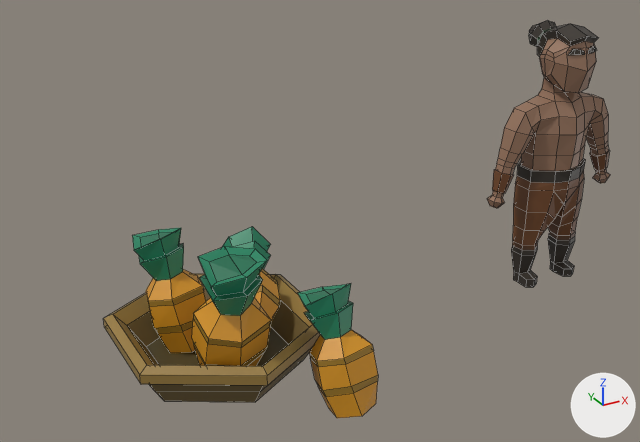
Before and after pictures for a commit that changed the Blender file SourceAssets/Props/SettlementProps/FarmProps/FarmProps.blend.
Before and after are seen from a 50 mm camera at (-0.88, -2.25, 1.57) aimed at (0.39, 0.05, 0.42). Every picture has the same lights, and +X, +Y and +Z are marked at lower right. The first picture is the older version. Mesh edges are drawn as thin lines.

In view in the first picture: 'NativeMan01', 'bigBasketWithAnanas'.
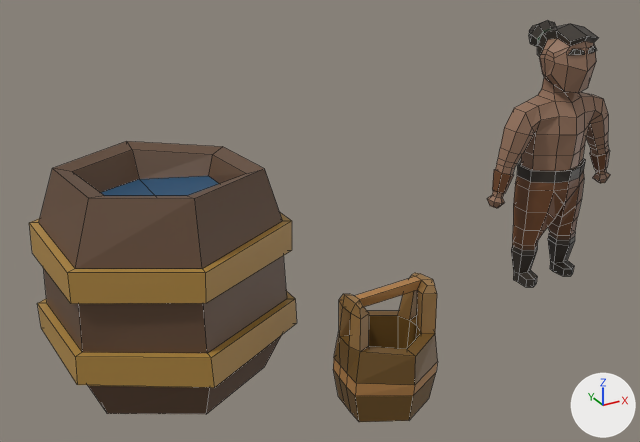
Changed parts and their boxes [x1, y1, x2, y2] in the pictures (640 x 442 px):
'BarrelWithFluid', added (brown)
    after: [29, 141, 438, 422]
'bigBasketWithAnanas', hidden
    before: [103, 226, 378, 418]

What changed in the scene script:
```text
Add me_circle_009:
    me_circle_009.from_pydata(...)  # 168 vertices, 170 faces; spans x -1.32..1.22, y -1.21..1.33, z -0.01..1.75
    me_circle_009.materials.append(mat_material)  # picture img_colorpalette_png
Change ob_bigbasketwithananas:
    add ob_bigbasketwithananas.hide_set(True)
Add ob_barrelwithfluid:
    ob_barrelwithfluid = bpy.data.objects.new('BarrelWithFluid', me_circle_009)
    ob_barrelwithfluid.location = (0.0, 0.0, 0.0)
    ob_barrelwithfluid.rotation_euler = (0.0, 0.0, 3.142)  # degrees (0, 0, 180)
    ob_barrelwithfluid.scale = (0.393, 0.393, 0.393)
```
